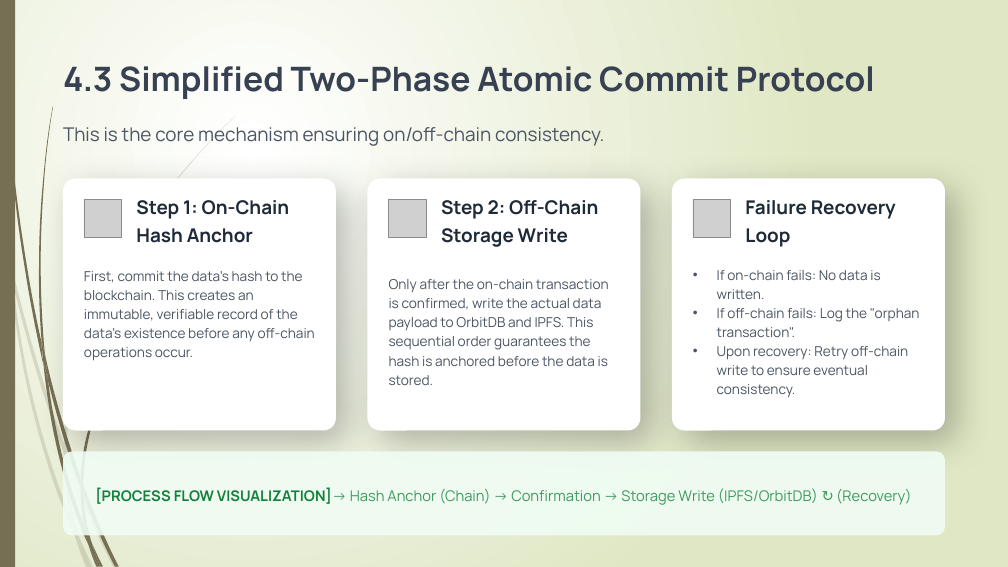
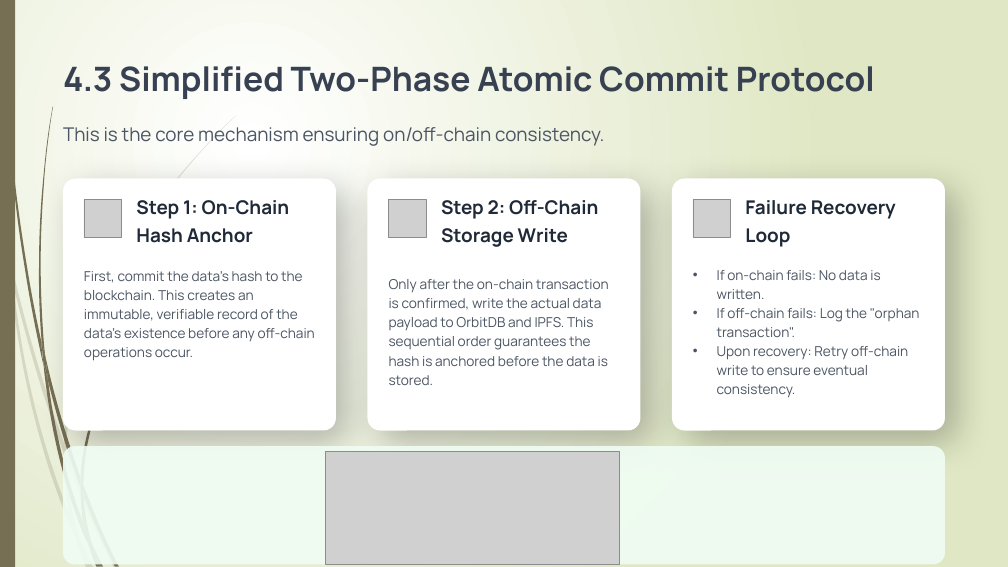
Before and after one commit to xinyuanhu1066/capstone-project, a slide deck: slide 15 of docs/Assessment_1_Presentation.pptx. Drawn at 1008x567 pixels with LibreOffice and Linux fonts; fonts in the diff are those of the drawing; grey boxes stand for pictures. Boxes give left, top, right and bottom in pixels: in the first picture for what was removed or moved away, otherwise in the second. Text is boxed around its words. In the diff, an @@ line names an element or a change of style, - is before the commit and + after.

Commit message:
docs: update concept pictures in assessment 1 slides

```diff
--- a/docs/Assessment_1_Presentation.pptx
+++ b/docs/Assessment_1_Presentation.pptx
@@ rounded rectangle resized from (x1=63, y1=451, x2=945, y2=535) to (x1=63, y1=446, x2=945, y2=565) @@
@@ picture added at (x1=325, y1=451, x2=619, y2=564) @@
@@ text removed at (x1=95, y1=488, x2=912, y2=505) @@
-[PROCESS FLOW VISUALIZATION]→ Hash Anchor (Chain) → Confirmation → Storage Write (IPFS/OrbitDB) ↻ (Recovery)
```
Also in this commit, not shown: 5 other slides changed, 1 other file.
